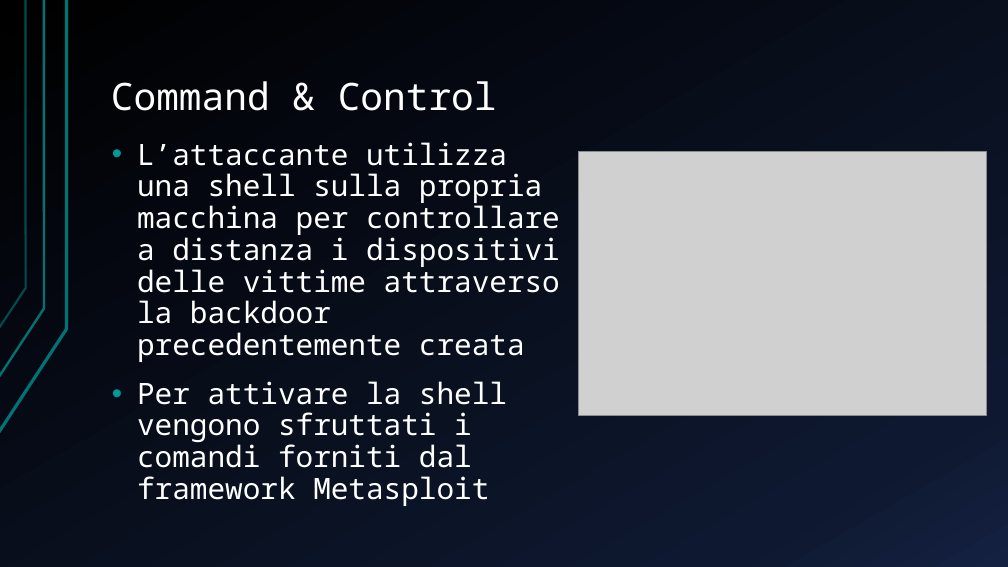
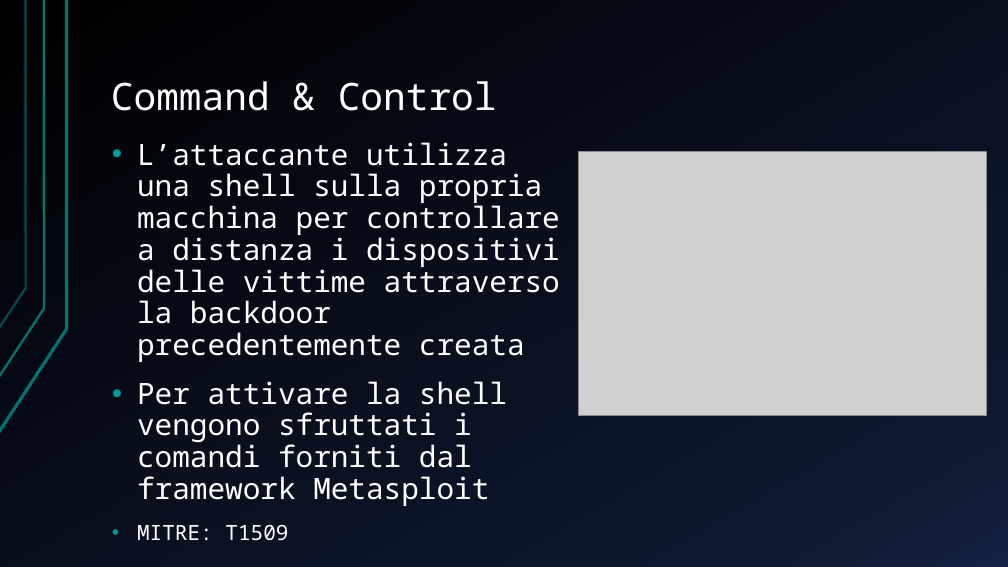
Before and after one commit to espositoandrea/APKBackdoor, a slide deck: slide 15 of Presentazione.pptx. Drawn at 1008x567 pixels with LibreOffice and Linux fonts; fonts in the diff are those of the drawing; grey boxes stand for pictures. Boxes give left, top, right and bottom in pixels: in the first picture for what was removed or moved away, otherwise in the second. Text is boxed around its words. In the diff, an @@ line names an element or a change of style, - is before the commit and + after.

```diff
--- a/Presentazione.pptx
+++ b/Presentazione.pptx
@@ text at [137,524,288,541]: paragraph added @@
+• MITRE: T1509
```
Also in this commit, not shown: 7 other slides changed, 3 other files.
